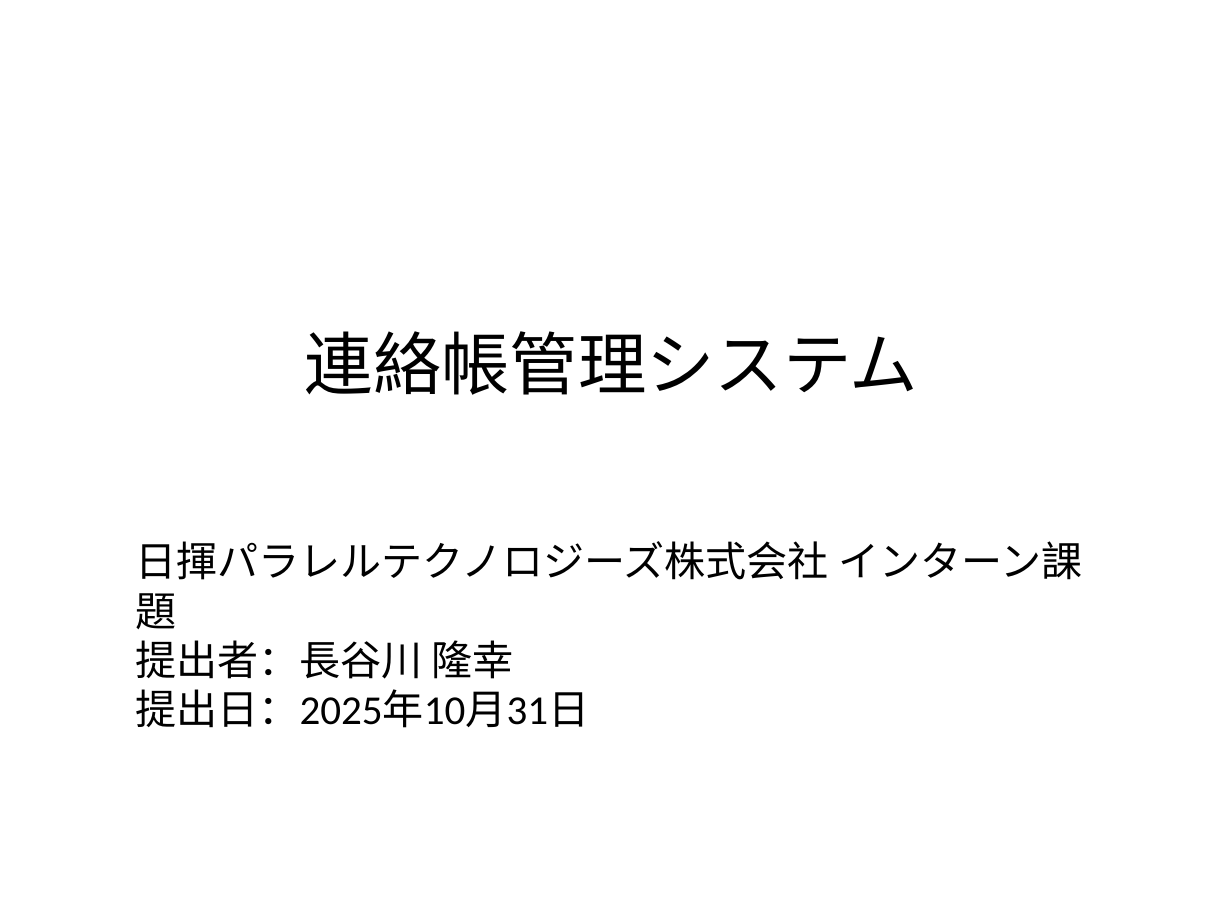
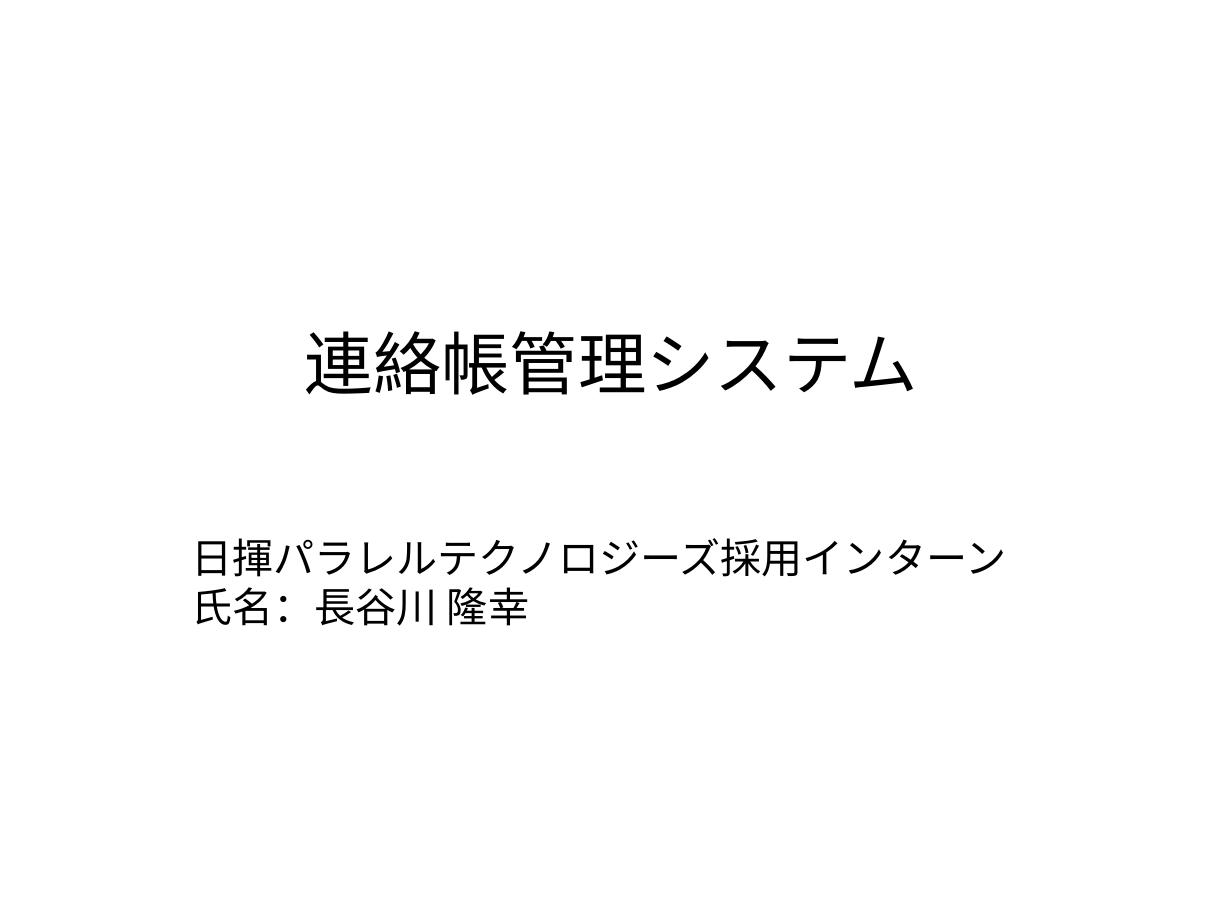
Before and after one commit to tabo0972818/school-journal, a slide deck: slide 1 of doc/SchoolJournal_Presentation_Template_v3.pptx. Drawn at 1232x924 pixels with LibreOffice and Linux fonts; fonts in the diff are those of the drawing. Boxes give left, top, right and bottom in pixels: in the first picture for what was removed or moved away, otherwise in the second. Text is boxed around its words. In the diff, an @@ line names an element or a change of style, - is before the commit and + after.

```diff
--- a/doc/SchoolJournal_Presentation_Template_v3.pptx
+++ b/doc/SchoolJournal_Presentation_Template_v3.pptx
@@ text at (191, 538, 1006, 626): text changed @@
-日揮パラレルテクノロジーズ株式会社 インターン課題
-提出者：長谷川 隆幸
-提出日：2025年10月31日
+日揮パラレルテクノロジーズ採用インターン
+氏名：長谷川 隆幸
```
Also in this commit, not shown: 8 other slides changed, 7 other files.
